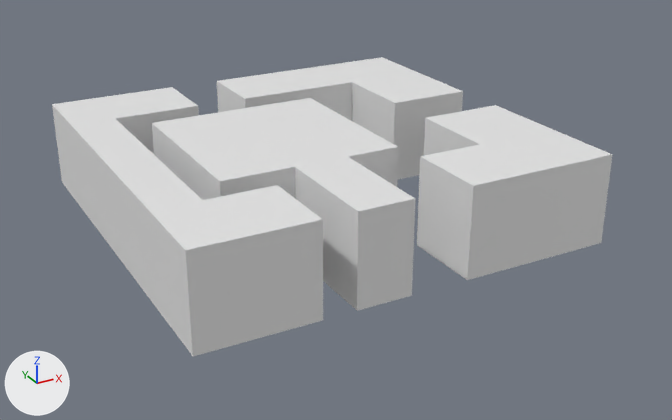
The FBX model Assets/Model/WallObjects/WallBldg1.fbx, before and after one commit.
Camera for both pictures: a 50 mm lens placed at (-0.887, -1.746, 0.86), pointed at (0.036, -0.069, 0.022). Arrows for +X, +Y and +Z are at lower left; the lights stay in place. The first picture is the older version. Materials are left out; every surface is plain grey. Where no turn or scale is listed for an object, it has been applied to the vertices. Vertices at exactly the same position are counted once.
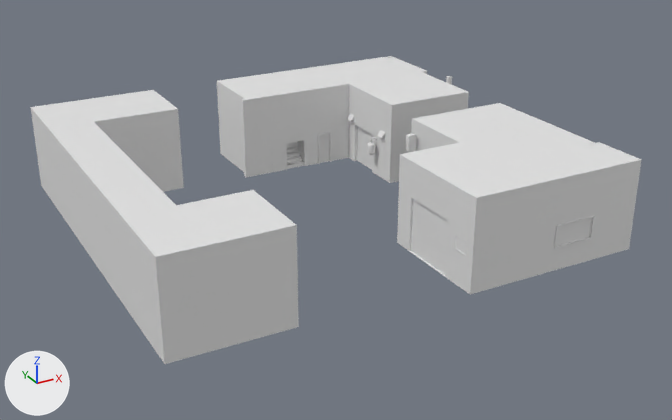
Changed parts and their boxes (x1, y1, x2, y2) in the pictures (672 x 420 px; the box of a moved part takes in the faces that stretch with it):
'polySurface7', reshaped, moved (9% wider)
    before: (52, 57, 613, 356)
    after: (31, 56, 641, 364)
part 1 of me_mesh_001, added
    after: (287, 147, 298, 153)
part 2 of me_mesh_001, added
    after: (257, 144, 273, 175)
part 3 of me_mesh_001, added
    after: (413, 68, 427, 74)
part 4 of me_mesh_001, added
    after: (397, 143, 468, 248)
part 5 of me_mesh_001, moved or reshaped
    before: (52, 87, 323, 356)
    after: (31, 90, 299, 364)
part 6 of me_mesh_001, added
    after: (287, 161, 304, 169)
part 7 of me_mesh_001, added
    after: (411, 199, 448, 274)
part 8 of me_mesh_001, added
    after: (388, 91, 469, 183)
part 9 of me_mesh_001, added
    after: (320, 134, 330, 163)
part 10 of me_mesh_001, rebuilt (6% shorter)
    before: (217, 57, 463, 180)
    after: (217, 57, 463, 172)
part 11 of me_mesh_001, rebuilt (20% wider, 10% taller)
    before: (417, 105, 613, 280)
    after: (405, 103, 641, 295)
part 12 of me_mesh_001, cut back
    before: (152, 98, 415, 311)
    after: (241, 82, 416, 182)
part 13 of me_mesh_001, added (mostly hidden)
    after: (385, 57, 453, 85)
part 14 of me_mesh_001, added (mostly hidden)
    after: (496, 104, 595, 249)

What the commit changed:
me_mesh_001 is used by ob_polysurface7; location (0.01, 0.0, 0.1).
me_mesh_001 had 70 vertices, 124 faces and spanned x -0.46..0.46, y -0.45..0.45, z -0.1..0.1.
me_mesh_001 now has 2126 vertices, 4060 faces and spans x -0.534..0.534, y -0.477..0.477, z -0.106..0.106.
me_mesh_001 part 1: a new loose piece, a box spanning x 0.0403..0.0903, y 0.3199..0.3299, z -0.0754..-0.0654.
me_mesh_001 part 2: a new loose piece, a box spanning x -0.0401..-0.0001, y 0.2864..0.2914, z -0.1054..-0.0304.
me_mesh_001 part 3: a new loose piece, a box spanning x 0.436..0.466, y 0.296..0.326, z -0.105..0.095.
me_mesh_001 part 4: a new loose piece, a box spanning x 0.056..0.206, y -0.244..-0.214, z -0.105..0.095.
me_mesh_001 part 5: the loose piece of 20 vertices spanning x -0.46..-0.16, y -0.45..0.45, z -0.1..0.1 is moved by (-0.074, 0.026, -0.005).
me_mesh_001 part 6: a new loose piece, a box spanning x 0.0403..0.0903, y 0.2899..0.2999, z -0.1054..-0.0954.
me_mesh_001 part 7: a new loose piece, a box spanning x 0.0603..0.0653, y -0.3917..-0.2617, z -0.1046..0.0158.
me_mesh_001 part 8: a new loose piece, a box spanning x 0.221..0.446, y 0.081..0.091, z -0.105..0.095.
me_mesh_001 part 9: a new loose piece, a box spanning x 0.1343..0.1643, y 0.2869..0.2899, z -0.1054..-0.0304.
me_mesh_001 part 10: the loose piece of 16 vertices spanning x -0.04..0.46, y 0.065..0.45, z -0.1..0.1 is rebuilt with 24 vertices and now spans x -0.064..0.436, y 0.092..0.477, z -0.105..0.095.
me_mesh_001 part 11: the loose piece of 14 vertices spanning x 0.11..0.46, y -0.45..-0.065, z -0.1..0.1 is rebuilt with 82 vertices and now spans x 0.056..0.466, y -0.474..-0.029, z -0.105..0.095.
me_mesh_001 part 12: 20 vertices removed from x -0.298..0.102, y -0.45..0.2, z -0.1..0.1; 1252 vertices added at x -0.074..0.236, y -0.134..0.32, z -0.105..0.095.
me_mesh_001 part 13: 276 vertices added at x 0.436..0.534, y 0.132..0.467, z -0.106..0.106.
me_mesh_001 part 14: 72 vertices added at x 0.255..0.456, y -0.477..-0.039, z -0.105..0.095.
Other edits to the shape of me_mesh_001 do not show in these pictures.
Object 'polySurface7' (ob_polysurface7) moves from (0.01, 0.0, 0.1) to (0.034, -0.026, 0.105).
